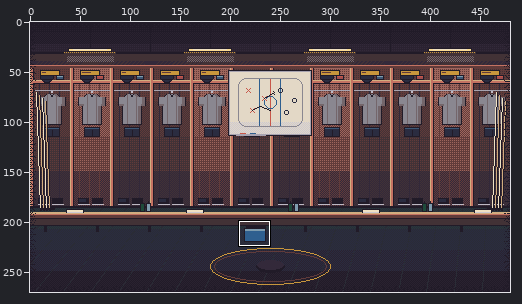
Pixel-art file -- art/ui/dressing_room.aseprite. Above: a wide view before the commit, with the close-up outlined.
Close-up. As it was:
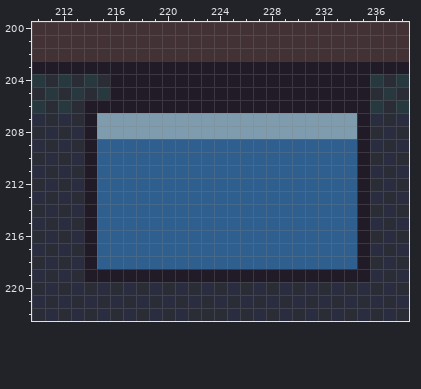
480x270 pixels, 1 frame. Shown: x 210..238, y 200..222. The commit also changed other parts of the picture, which this record leaves out.
Once edited:
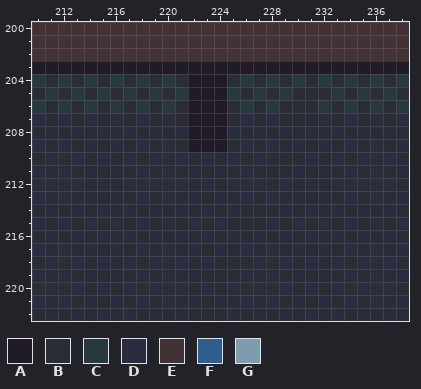
Palette (. is transparent): A #211b28  B #2a2c36  C #27383e  D #2a2c40  E #423236  F #2f5f8f  G #7f9cae
Changes in this commit:
Colour F gives way to colour A in row 209 at x 222 to 224.
Colour G gives way to colour A in rows 207 to 208 at x 222 to 224.
Colour A gives way to colour B in row 204 at x 217, 219, 221, 225, 227, 229, 231, 233 and 235; in row 205 at x 216, 218, 220, 226, 228, 230 to 232 and 234; in row 206 at x 215, 217, 219, 221, 225, 227, 229 to 231, 233 and 235; in row 207 at x 235; in row 208 at x 214; in row 209 at x 235.
Colour A gives way to colour B in row 210 at x 214; in row 211 at x 235; in row 212 at x 214; in row 213 at x 235; in row 214 at x 214; in row 215 at x 235.
Colour A gives way to colour B in row 216 at x 214; in row 217 at x 235; in row 218 at x 214; in row 219 at x 215, 217, 219, 221, 223 to 225, 227, 229, 231, 233 and 235.
Colour F gives way to colour B in row 209 at x 215, 217, 219, 221, 225, 227, 229, 231 and 233; in row 210 at x 216, 218, 220, 222, 224, 226, 228 to 230, 232 and 234; in row 211 at x 215, 217, 219, 221, 223, 225, 227 to 229, 231 and 233; in row 212 at x 216, 218, 220, 222, 224, 226, 228, 230, 232 and 234; in row 213 at x 215, 217, 219, 221, 223, 225, 227, 229, 231 and 233; in row 214 at x 216, 218, 220, 222, 224, 226 to 228, 230, 232 and 234.
Colour F gives way to colour B in row 215 at x 215, 217, 219, 221, 223, 225 to 227, 229, 231 and 233; in row 216 at x 216, 218, 220, 222, 224, 226, 228, 230, 232 and 234; in row 217 at x 215, 217, 219, 221, 223, 225, 227, 229, 231 and 233; in row 218 at x 216, 218, 220, 222, 224 to 226, 228, 230, 232 and 234.
Colour G gives way to colour B in row 207 at x 215, 217, 219, 221, 225, 227, 229 to 231 and 233; in row 208 at x 216, 218, 220, 226, 228, 230, 232 and 234.
Colour A gives way to colour C in row 204 at x 216, 218, 220, 226, 228, 230, 232 and 234; in row 205 at x 217, 219, 221, 225, 227, 229, 233 and 235; in row 206 at x 214, 216, 218, 220, 226, 228, 232 and 234.
Colour A gives way to colour D in row 207 at x 214; in row 208 at x 235; in row 209 at x 214; in row 210 at x 235; in row 211 at x 214; in row 212 at x 235.
Colour A gives way to colour D in row 213 at x 214; in row 214 at x 235; in row 215 at x 214; in row 216 at x 235; in row 217 at x 214; in row 218 at x 235.
Colour A gives way to colour D in row 219 at x 214, 216, 218, 220, 222, 226, 228, 230, 232 and 234.
Colour F gives way to colour D in row 209 at x 216, 218, 220, 226, 228, 230, 232 and 234; in row 210 at x 215, 217, 219, 221, 223, 225, 227, 231 and 233; in row 211 at x 216, 218, 220, 222, 224, 226, 230, 232 and 234; in row 212 at x 215, 217, 219, 221, 223, 225, 227, 229, 231 and 233; in row 213 at x 216, 218, 220, 222, 224, 226, 228, 230, 232 and 234; in row 214 at x 215, 217, 219, 221, 223, 225, 229, 231 and 233.
Colour F gives way to colour D in row 215 at x 216, 218, 220, 222, 224, 228, 230, 232 and 234; in row 216 at x 215, 217, 219, 221, 223, 225, 227, 229, 231 and 233; in row 217 at x 216, 218, 220, 222, 224, 226, 228, 230, 232 and 234; in row 218 at x 215, 217, 219, 221, 223, 227, 229, 231 and 233.
Colour G gives way to colour D in row 207 at x 216, 218, 220, 226, 228, 232 and 234; in row 208 at x 215, 217, 219, 221, 225, 227, 229, 231 and 233.
Pixel boxes of the changes (left, top, right, bottom) in both close-ups:
changed: (84, 74, 370, 282)
